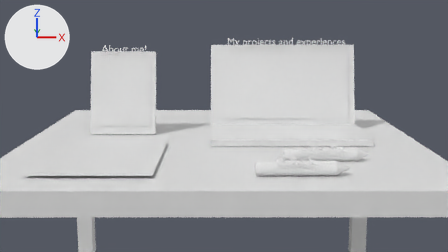
One commit to the Blender file untitled.blend: the scene before it, then after it.
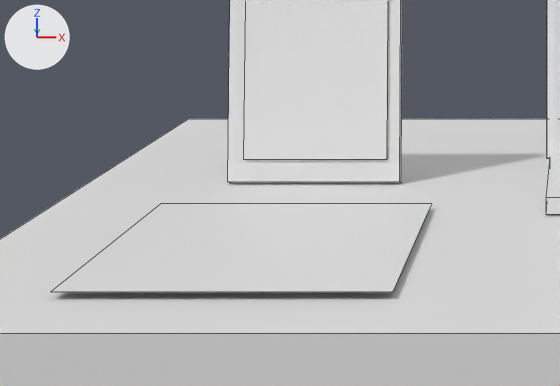
Old and new are each drawn from the file's camera 'Camera' and again close up on the part from 1% to 48% of the width and 26% to 84% of the height. Every picture has the same lights, and +X, +Y and +Z are marked at upper left. The close-ups show mesh edges as thin lines. Materials are left out; every surface is plain grey.

Before the edit, the objects in view are built like this:
```python
me_cube_008 = bpy.data.meshes.new('Cube.008')
me_cube_008.from_pydata(...)  # 16 vertices, 12 faces; spans x -1.0..1.0, y -8.16..1.0, z -1.0..1.0
me_cube_008.materials.append(mat_material_003)
me_plane = bpy.data.meshes.new('Plane')
me_plane.from_pydata([(-1.0, -1.0, 0.0), (1.0, -1.0, 0.0), (-1.0, 1.0, 0.0), (1.0, 1.0, 0.0)], [], [(0, 1, 3, 2)])
me_plane_002 = bpy.data.meshes.new('Plane.002')
me_plane_002.from_pydata([(-1.0, -1.0, 0.0), (1.0, -1.0, 0.0), (-1.0, 1.0, 0.0), (1.0, 1.0, 0.0)], [], [(0, 1, 3, 2)])
ob_photoframe = bpy.data.objects.new('photoframe', me_cube_008)
ob_photoframe.location = (-5.45, 3.61, -0.3)
ob_photoframe.rotation_euler = (0.231, 0.0, 3.143)  # degrees (13, 0, 180)
ob_photoframe.scale = (1.75, 0.159, 2.25)
ob_photoscreen = bpy.data.objects.new('photoscreen', me_plane_002)
ob_photoscreen.location = (-5.42, 3.43, -0.14)
ob_photoscreen.rotation_euler = (-1.34, 0.0, 3.143)  # degrees (-77, 0, 180)
ob_photoscreen.scale = (1.46, 1.9, 1.07)
ob_resumescreen = bpy.data.objects.new('resumescreen', me_plane)
ob_resumescreen.location = (-5.37, -2.89, -2.39)
ob_resumescreen.rotation_euler = (0.0, 0.0, 3.143)  # degrees (0, 0, 180)
ob_resumescreen.scale = (2.55, 3.3, 1.0)
# also in view: 'laptop.002' at (3.3, 4.7, 0.0); 'laptop.001' at (3.3, 2.1, -2.3); 'tabletop' at (-0.1, 2.0, -3.0)
```
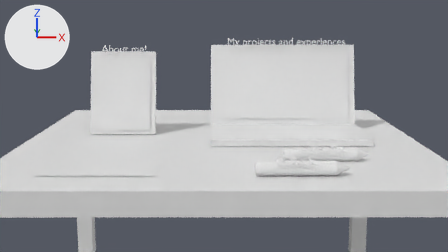
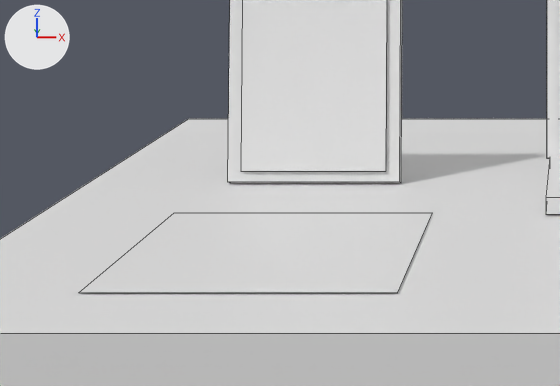
Where the newer file only moved an object's origin or applied its transform, the numbers keep the older frame.

Boxes (x1, y1, x2, y2) around the edits, measured in the close-ups (560 x 386 px):
'resumescreen', reshaped (7% narrower, 9% shorter): before (51, 204, 431, 292); after (79, 213, 432, 293)
'photoscreen', reshaped: before (243, 0, 388, 160); after (241, 0, 387, 171)

Diff of the bpy script that builds the scene:
```diff
--- a/untitled.blend.py
+++ b/untitled.blend.py
@@ me_plane @@
 me_plane.from_pydata(...)  # 4 vertices, 1 face; spans x -1.0..1.0, y -1.0..1.0, z 0.0
 # used by ob_resumescreen; location = (-5.37, -2.89, -2.39); rotation_euler = (0.0, 0.0, 3.143), in degrees (0, 0, 180); scale = (2.55, 3.3, 1.0)
-me_plane.vertices[0].co = (-1.0, -1.0, 0.0)  # pixel (431, 203)
-me_plane.vertices[1].co = (1.0, -1.0, 0.0)  # pixel (160, 203)
-me_plane.vertices[2].co = (-1.0, 1.0, 0.0)  # pixel (392, 292)
-me_plane.vertices[3].co = (1.0, 1.0, 0.0)  # pixel (50, 292)
+# me_plane part 2
+me_plane.vertices[0].co = (0.87, 0.9, -0.09)  # pixel (78, 292)
+me_plane.vertices[1].co = (-1.02, 0.9, -0.09)  # pixel (397, 292)
+me_plane.vertices[2].co = (0.87, -0.89, -0.09)  # pixel (174, 212)
+me_plane.vertices[3].co = (-1.02, -0.89, -0.09)  # pixel (432, 212)
@@ me_plane_002 @@
 me_plane_002.from_pydata(...)  # 4 vertices, 1 face; spans x -1.0..1.0, y -1.0..1.0, z 0.0
 # used by ob_photoscreen; location = (-5.42, 3.43, -0.14); rotation_euler = (-1.34, 0.0, 3.143), in degrees (-77, 0, 180); scale = (1.46, 1.9, 1.07)
-me_plane_002.vertices[0].co = (-1.0, -1.0, 0.0)
-me_plane_002.vertices[1].co = (1.0, -1.0, 0.0)
-me_plane_002.vertices[2].co = (-1.0, 1.0, 0.0)  # pixel (386, 159)
-me_plane_002.vertices[3].co = (1.0, 1.0, 0.0)  # pixel (243, 159)
+# me_plane_002 part 1
+me_plane_002.vertices[0].co = (1.04, -0.99, 0.0)
+me_plane_002.vertices[1].co = (1.04, 1.12, 0.01)  # pixel (240, 171)
+me_plane_002.vertices[2].co = (-0.99, -0.99, 0.01)
+me_plane_002.vertices[3].co = (-0.99, 1.12, 0.02)  # pixel (385, 171)
```
